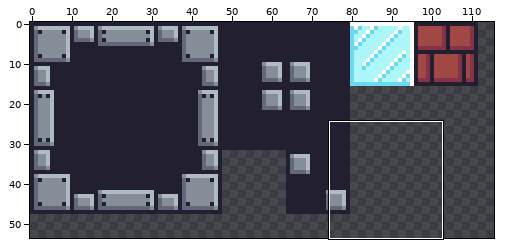
Two versions of one sprite sheet, assets/tiled/tilesets/default_tileset.png. The picture above shows the old version from afar; the outline marks the close-up.
Close-up. Before the edit:
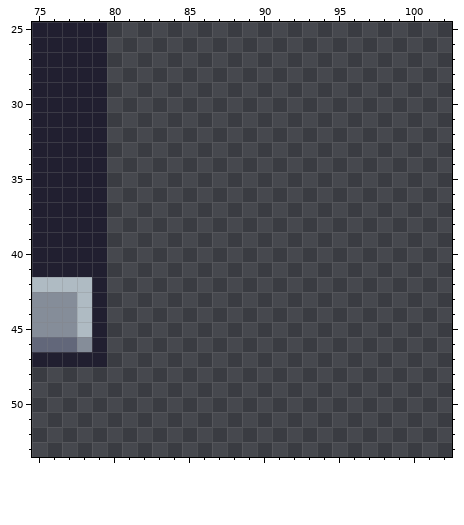
The file is 256x256 pixels. Shown: x 75..102, y 25..53. The wide view leaves out empty margins.
After:
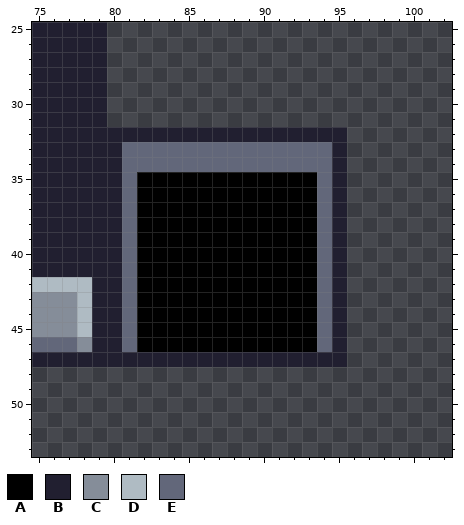
Palette (. is transparent): A #000000  B #211f30  C #858d99  D #afbbc3  E #62677a
From old to new:
@@ x 75..102 @@
 31 BBBBB.......................
-32 BBBBB.......................
-33 BBBBB.......................
-34 BBBBB.......................
-35 BBBBB.......................
-36 BBBBB.......................
-37 BBBBB.......................
-38 BBBBB.......................
-39 BBBBB.......................
-40 BBBBB.......................
-41 BBBBB.......................
-42 DDDDB.......................
-43 CCCDB.......................
-44 CCCDB.......................
-45 CCCDB.......................
-46 EEECB.......................
-47 BBBBB.......................
+32 BBBBBBBBBBBBBBBBBBBBB.......
+33 BBBBBBEEEEEEEEEEEEEEB.......
+34 BBBBBBEEEEEEEEEEEEEEB.......
+35 BBBBBBEAAAAAAAAAAAAEB.......
+36 BBBBBBEAAAAAAAAAAAAEB.......
+37 BBBBBBEAAAAAAAAAAAAEB.......
+38 BBBBBBEAAAAAAAAAAAAEB.......
+39 BBBBBBEAAAAAAAAAAAAEB.......
+40 BBBBBBEAAAAAAAAAAAAEB.......
+41 BBBBBBEAAAAAAAAAAAAEB.......
+42 DDDDBBEAAAAAAAAAAAAEB.......
+43 CCCDBBEAAAAAAAAAAAAEB.......
+44 CCCDBBEAAAAAAAAAAAAEB.......
+45 CCCDBBEAAAAAAAAAAAAEB.......
+46 EEECBBEAAAAAAAAAAAAEB.......
+47 BBBBBBBBBBBBBBBBBBBBB.......
 48 ............................
Where, in picture pixels (left, top, right, bottom), the same in both close-ups:
added: (107, 127, 347, 367)
